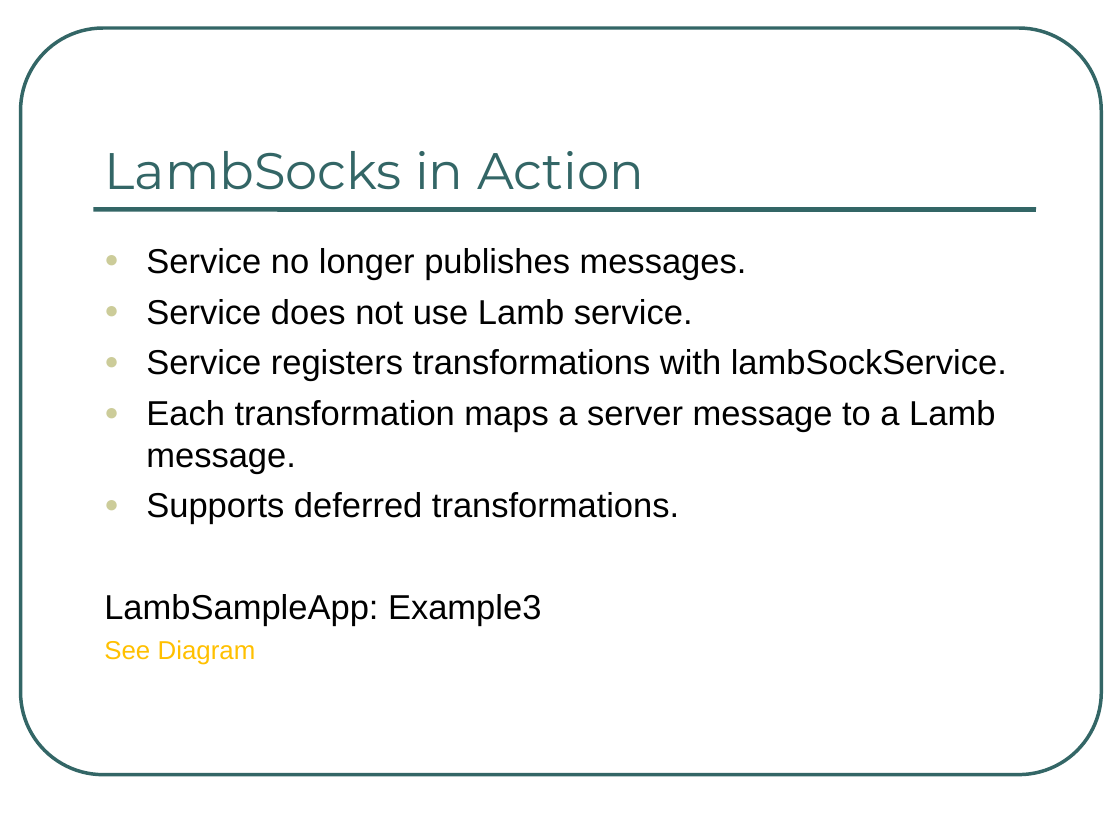
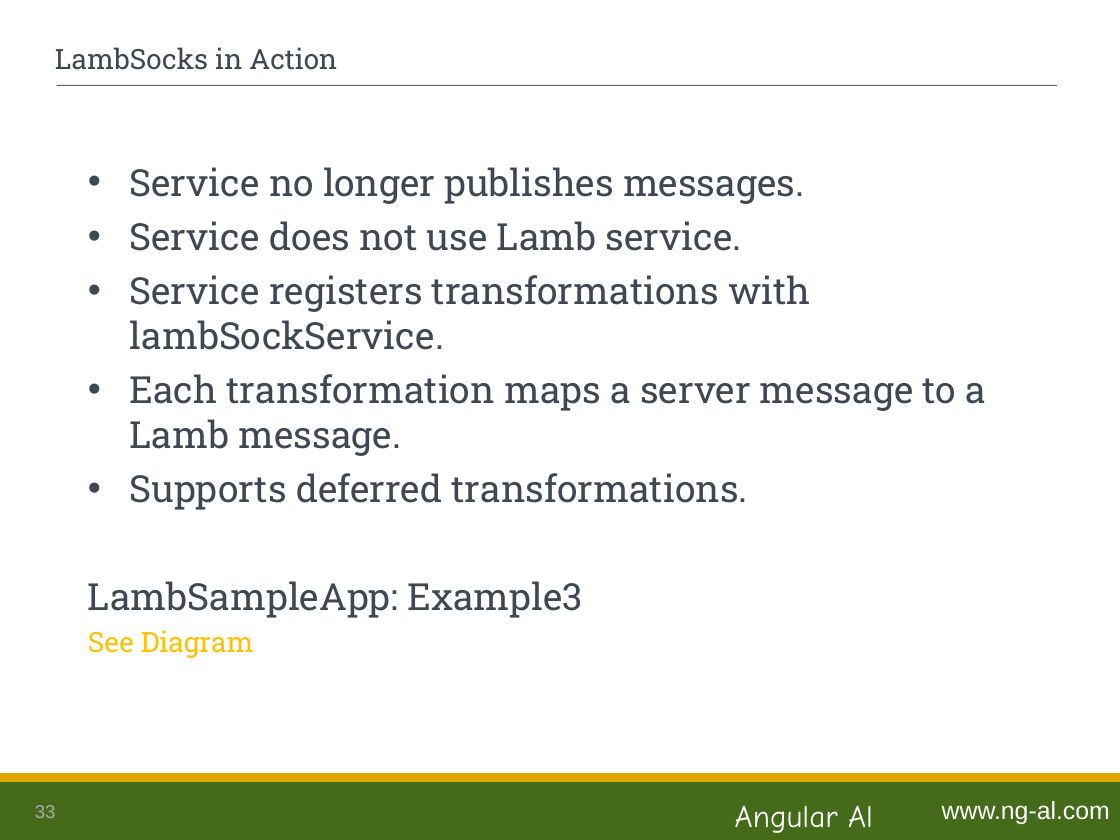
Before and after one commit to ng-al/LambSampleApp, a slide deck: slide 33 of Lamb.ppt (slide 32 before the commit). Drawn at 1120x840 pixels with LibreOffice and Linux fonts; fonts in the diff are those of the drawing. Boxes give left, top, right and bottom in pixels: in the first picture for what was removed or moved away, otherwise in the second. Text is boxed around its words. In the diff, an @@ line names an element or a change of style, - is before the commit and + after.

```diff
--- a/Lamb.ppt
+++ b/Lamb.ppt
@@ rounded rectangle removed at [20,28,1101,775] @@
@@ title "LambSocks in Action": place and size @@
-title "LambSocks in Action" at [105,151,644,190]
+title "LambSocks in Action" at [55,47,337,70]
@@ title "LambSocks in Action" at [55,47,337,70]: size 33 to 18 pt, font Montserrat to Roboto Slab, text colour #336666 to #3E4753; vertical alignment bottom to middle @@
@@ line moved from (93, 209) - (1036, 209) to (57, 85) - (1057, 85) @@
@@ line (57, 85) - (1057, 85): stroke #336666 3 pt to #626366 0.74 pt @@
@@ text "Service no longer publishes messages.": place and size @@
-text "Service no longer publishes messages." at [104,248,1007,665]
+text "Service no longer publishes messages." at [88,167,986,658]
@@ text "Service no longer publishes messages." at [88,167,986,658]: size 22.2 to 24 pt, font Arial to Roboto Slab, text colour #000000 to #3E4753; size 16.6 to 18 pt in "See Diagram"; bullet ● to •; bullet colour #CCCC99 to #3E4753; indent changed @@
@@ rectangle added at [0,778,1120,840], fill #446B19 @@
@@ rectangle added at [0,775,1120,781], fill #DFA602, outline #DFA602 2.01 pt @@
@@ page number added at [35,805,56,818], 12 pt, text #AAABAC @@
+33
@@ text added at [735,805,873,833], 20 pt, text #FFFFFF @@
+Angular Al
@@ text added at [942,801,1110,824], 16 pt, text #FFFFFF @@
+www.ng-al.com
```
Also in this commit, not shown: 37 other slides changed, 1 slide added, 1 other file.
